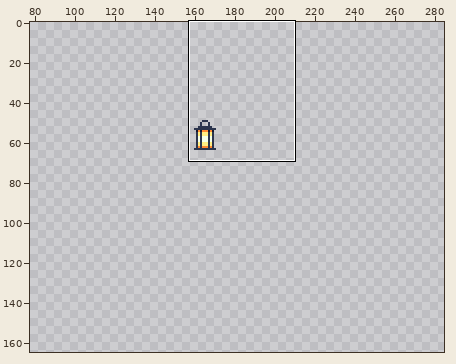
A pixel-art file gets an edit: ChampJam/Assets/Sprites/lantern1.aseprite. Above, an overview of the earlier version with the close-up marked.
Close-up. Old version:
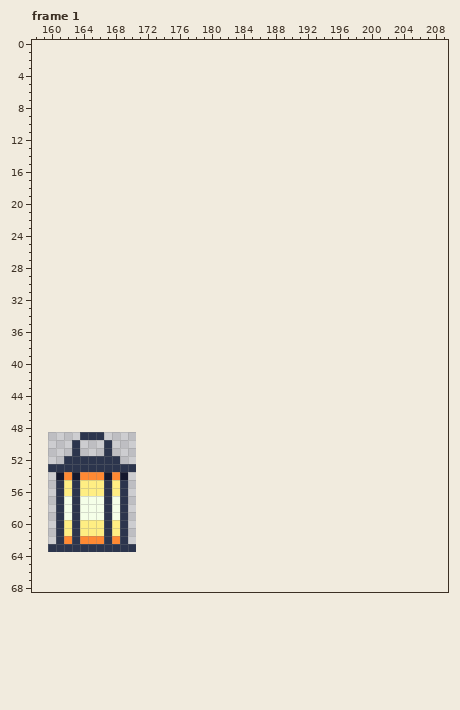
11x15 pixels, 1 frame. Shown: frame 1: x 158..209, y 0..68. The old version is drawn lined up with the new one, on the new canvas. The wide view leaves out empty margins. The commit also changed other frames or places, which this record leaves out.
Once edited:
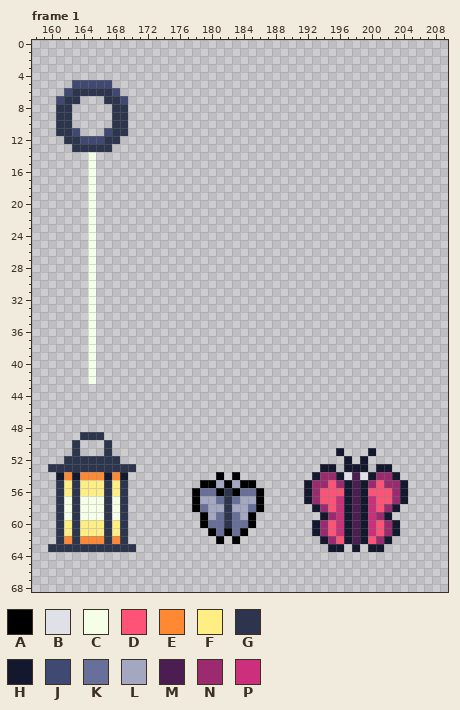
Palette (. is transparent): A #000000  B #dfe0e8  C #f5ffe8  D #ff5277  E #ff8933  F #ffee83  G #2c354d  H #14182e  J #404973  K #686f99  L #a3a7c2  M #4b1d52  N #9c2a70  P #cc2f7b
Diff:
canvas 11x15 -> 320x180, the old top-left corner now at 160,49
--- frame 1
@@ x 159..171 @@
  4 .............
- 5 .............
- 6 .............
- 7 .............
- 8 .............
- 9 .............
-10 .............
-11 .............
-12 .............
-13 .............
-14 .............
-15 .............
-16 .............
-17 .............
-18 .............
-19 .............
-20 .............
-21 .............
-22 .............
-23 .............
-24 .............
-25 .............
-26 .............
-27 .............
-28 .............
-29 .............
-30 .............
-31 .............
-32 .............
-33 .............
-34 .............
-35 .............
-36 .............
-37 .............
-38 .............
-39 .............
-40 .............
-41 .............
-42 .............
+ 5 ....JJJJJ....
+ 6 ...JGGGGGJ...
+ 7 ..JGG...GGJ..
+ 8 ..GG.....GG..
+ 9 ..GG.....GG..
+10 ..GG.....GG..
+11 ..GGJ...JGG..
+12 ...GGJJJGG...
+13 ....GGGGG....
+14 ......C......
+15 ......C......
+16 ......C......
+17 ......C......
+18 ......C......
+19 ......C......
+20 ......C......
+21 ......C......
+22 ......C......
+23 ......C......
+24 ......C......
+25 ......C......
+26 ......C......
+27 ......C......
+28 ......C......
+29 ......C......
+30 ......C......
+31 ......C......
+32 ......C......
+33 ......C......
+34 ......C......
+35 ......C......
+36 ......C......
+37 ......C......
+38 ......C......
+39 ......C......
+40 ......C......
+41 ......C......
+42 ......C......
 43 .............
@@ x 176..206 @@
 50 ...............................
-51 ...............................
-52 ...............................
-53 ...............................
-54 ...............................
-55 ...............................
-56 ...............................
-57 ...............................
-58 ...............................
-59 ...............................
-60 ...............................
-61 ...............................
-62 ...............................
-63 ...............................
+51 ....................H...H......
+52 .....................H.H.......
+53 ..................HH.HHH.HH....
+54 .....A.A.........HNNHBMBHNNH...
+55 ...AALALAA......HNNDNHMHNDNNH..
+56 ..AKKAGAKKA.....HNDDDHMHDDDNH..
+57 ..ALLKGKLLA.....HNDDPHMHPDDNH..
+58 ..AKLLGLLKA......HNDPHMHPDNH...
+59 ...ALKGKLA........HNPHMHPNH....
+60 ...AKKGKKA.......HNDPHMHPDNH...
+61 ....AKAKA........HNDPHMHPDNH...
+62 .....A.A..........HNDHMHDNH....
+63 ...................HH.H.HH.....
 64 ...............................
Changed places in both close-ups, as pixel boxes (x1, y1, x2, y2):
added: (56, 80, 128, 384)
added: (304, 448, 408, 552)
added: (192, 472, 264, 544)
